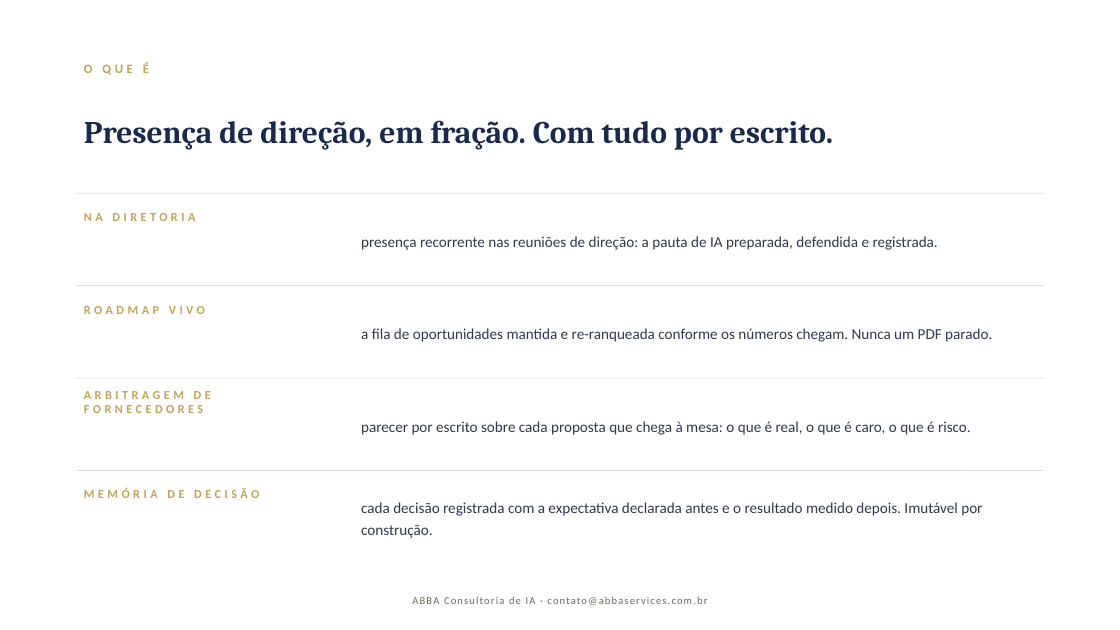
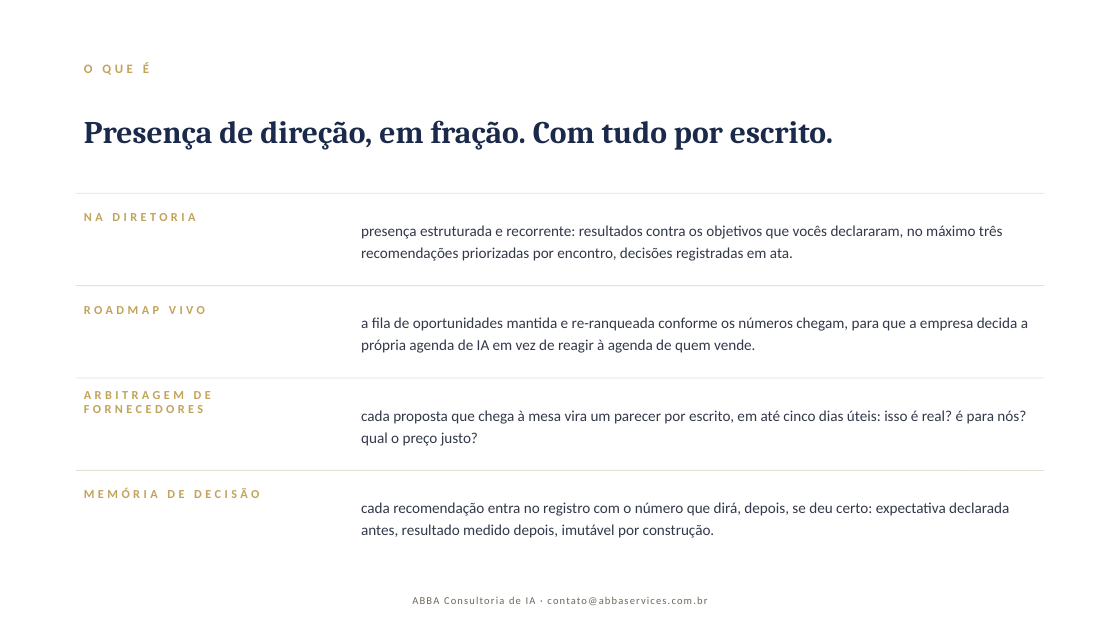
Before and after one commit to DanielMoraesCoca/abba-ops, a slide deck: slide 3 of 08-materiais/modelos/deck-conselheiro.pptx. Drawn at 1120x630 pixels with LibreOffice and Linux fonts; fonts in the diff are those of the drawing. Boxes give left, top, right and bottom in pixels: in the first picture for what was removed or moved away, otherwise in the second. Text is boxed around its words. In the diff, an @@ line names an element or a change of style, - is before the commit and + after.

```diff
--- a/08-materiais/modelos/deck-conselheiro.pptx
+++ b/08-materiais/modelos/deck-conselheiro.pptx
@@ text at box(361, 225, 1003, 261): text changed @@
-presença recorrente nas reuniões de direção: a pauta de IA preparada, defendida e registrada.
+presença estruturada e recorrente: resultados contra os objetivos que vocês declararam, no máximo três recomendações priorizadas por encontro, decisões registradas em ata.
@@ text at box(361, 317, 1028, 353): text changed @@
-a fila de oportunidades mantida e re-ranqueada conforme os números chegam. Nunca um PDF parado.
+a fila de oportunidades mantida e re-ranqueada conforme os números chegam, para que a empresa decida a própria agenda de IA em vez de reagir à agenda de quem vende.
@@ text at box(361, 410, 1026, 446): text changed @@
-parecer por escrito sobre cada proposta que chega à mesa: o que é real, o que é caro, o que é risco.
+cada proposta que chega à mesa vira um parecer por escrito, em até cinco dias úteis: isso é real? é para nós? qual o preço justo?
@@ text at box(361, 502, 1009, 538): text changed @@
-cada decisão registrada com a expectativa declarada antes e o resultado medido depois. Imutável por construção.
+cada recomendação entra no registro com o número que dirá, depois, se deu certo: expectativa declarada antes, resultado medido depois, imutável por construção.
```
Also in this commit, not shown: 1 slide added, 14 other files.
